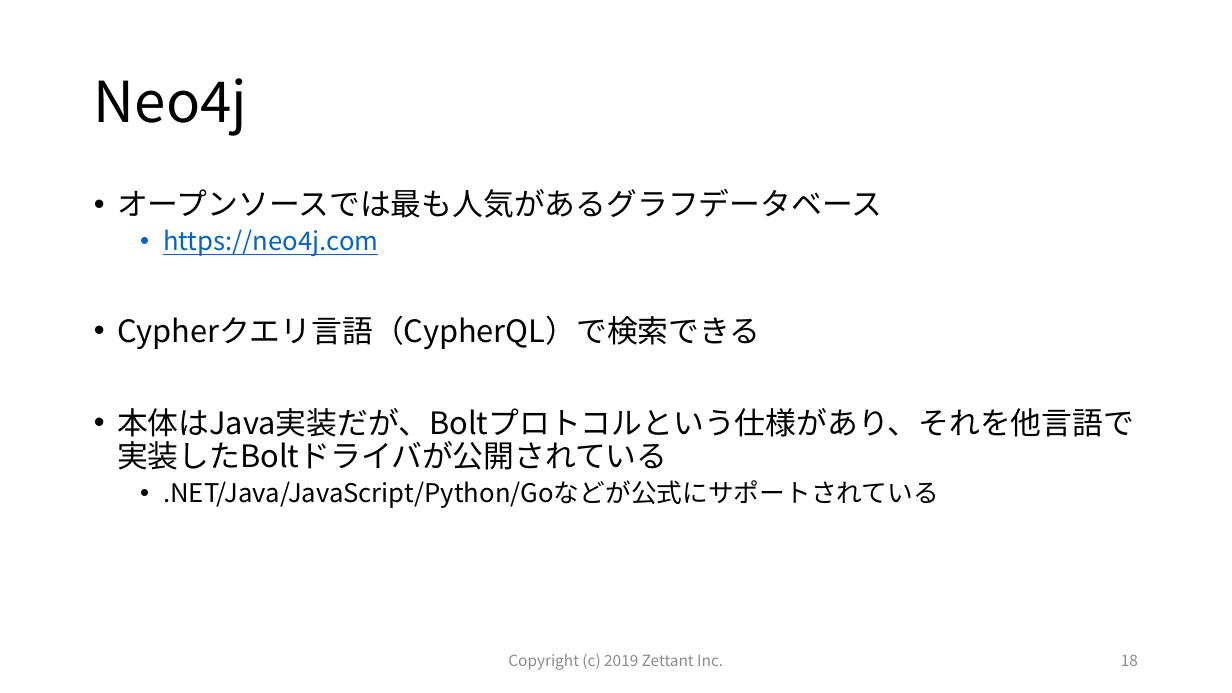
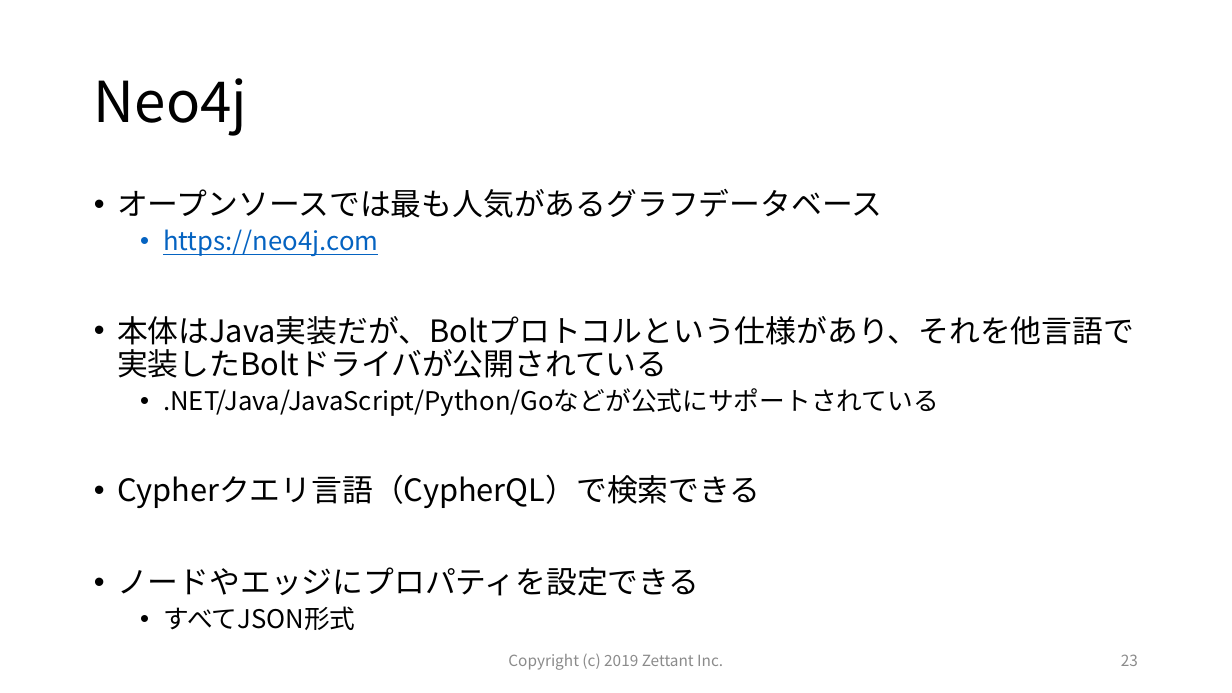
Before and after one commit to zettant/bbclib-neo4j, a slide deck: slide 23 of docs/Target_of_this_project.pptx (slide 18 before the commit). Drawn at 1232x693 pixels with LibreOffice and Linux fonts; fonts in the diff are those of the drawing. Boxes give left, top, right and bottom in pixels: in the first picture for what was removed or moved away, otherwise in the second. Text is boxed around its words. In the diff, an @@ line names an element or a change of style, - is before the commit and + after.

```diff
--- a/docs/Target_of_this_project.pptx
+++ b/docs/Target_of_this_project.pptx
@@ text at box(117, 315, 760, 349): paragraph removed @@
-• Cypherクエリ言語（CypherQL）で検索できる
@@ text at box(117, 474, 760, 630): paragraphs added @@
+• Cypherクエリ言語（CypherQL）で検索できる
+• ノードやエッジにプロパティを設定できる
+  • すべてJSON形式
@@ page number at box(1121, 654, 1138, 666): text changed @@
-18
+23
```
Also in this commit, not shown: 3 other slides changed, 5 slides added, 1 other file.
